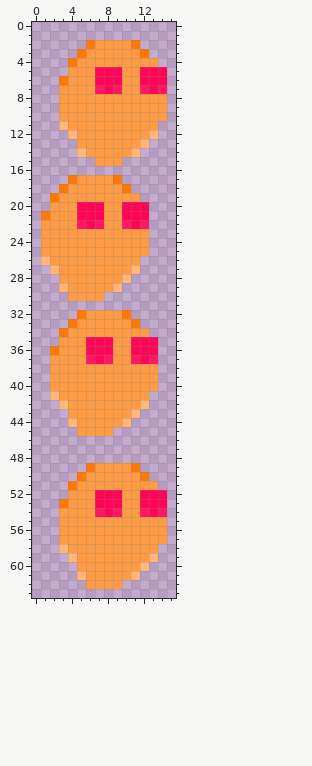
Pixel-art sprite -- resources/sprites/ghost3.png. This is how it looked before the edit.
The file is 16x64 pixels. Colours within 5 levels of each other are drawn and written as one.
The result:
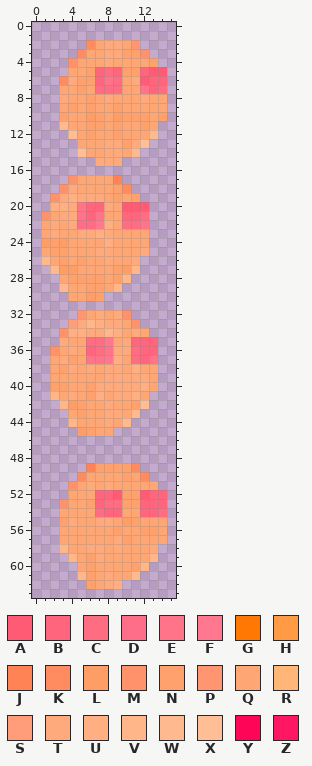
Palette (. is transparent): A #ff5b75  B #ff667d  C #ff6d82  D #ff6e88  E #ff7488  F #ff7890  G #ff7803  H #ff9b44  J #ff8354  K #ff8b60  L #ff9d66  M #ff926b  N #ffa16d  P #ff9671  Q #ffa675  R #ffb677  S #ff9d7b  T #ffaa7c  U #ffaf82  V #ffb688  W #ffb98f  X #ffbe96  Y #ff0558  Z #ff1764
Log entry: Noisify ghosts
The edit:
Changed rows in their new state; - is an unchanged pixel.
first column x 1:
 2 -----KQTTQP---
 3 ----KQQTTNNM--
 4 ---MQQQTQQQQN-
 5 ---QQNBCBNNBAA
 6 --KTNNBECQTABB
 7 --QQNQCCCQQEBC
 8 --TQQNQTQQQTQQ
 9 --QNQNQQNQQQQQ
10 --NQQLNQLNNNQN
11 --WQQNNQNQQNQ-
12 ---XQNQQNQQQW-
13 ----QQQTTNTX--
14 ----XQQTTQW---
15 ------TTT-----
17 ---MQQQQJ-----
18 --MTQQQQNK----
19 -MTUTTTQNQN---
20 -UUTEBBTQAAA--
21 MQTTEBEQQBBC--
22 QTQTDCFUQCCE--
23 QTQQTTUTQQQQ--
24 LNLQQQQUQQQQ--
25 QNNQQQTTQQQT--
26 WQNQNQQTQQT---
27 -WLLQQQQNLV---
28 --QNNNNQNV----
29 --WQQNNQV-----
30 ---QQLN-------
32 ----PQTQTM----
33 ---STVUTTQM---
34 --MUUTTVUQTQ--
35 --TQQCCFQTBBB-
36 -MQTQBCETTCBB-
37 -QTNQEEFUQCBE-
38 -QNTQTQTTQUQQ-
39 -QQQQQQTTTTTQ-
40 -NNQQNTTTTTUQ-
41 -VQTQNUQTTUQ--
42 --VLNQQTQQNX--
43 ---QNQQTTQW---
44 ---VQQQTQW----
45 ----LNQQ------
first column x 3:
49 ---JNNNNK---
50 --KQQQQNQK--
51 -MQTQTQQQQQ-
52 -QQQBBANNABB
53 MQQNBCCNNBBB
54 QQQQCBBQQBBC
55 NTQQTTQLNQQQ
56 QQQQQQNQQNNQ
57 QQQQQQTNQQQQ
58 VQQTTQTQQQT-
59 -VQNTQQQQQV-
60 --QNQQQQNV--
61 --VNQTQQW---
62 ---NQTU-----
